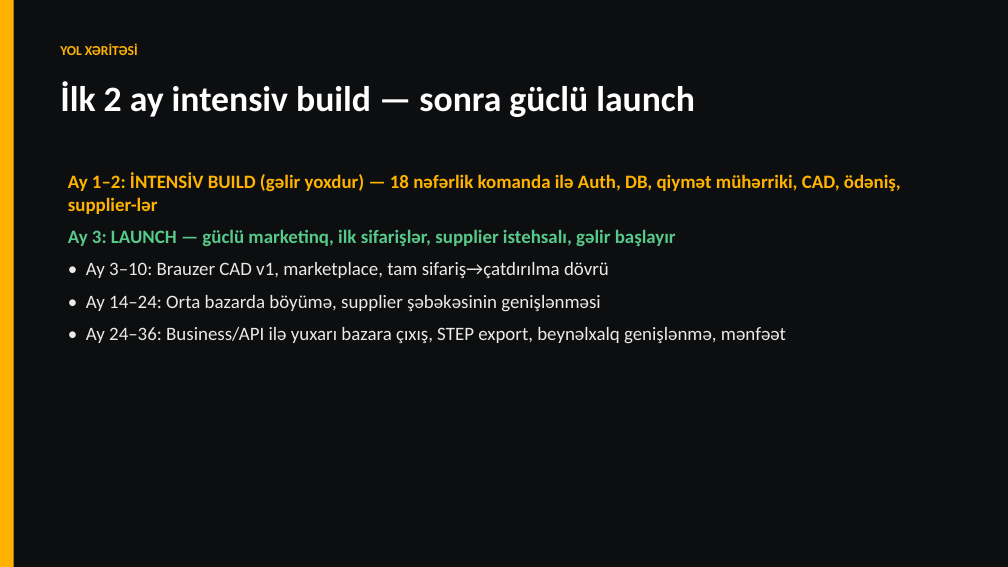
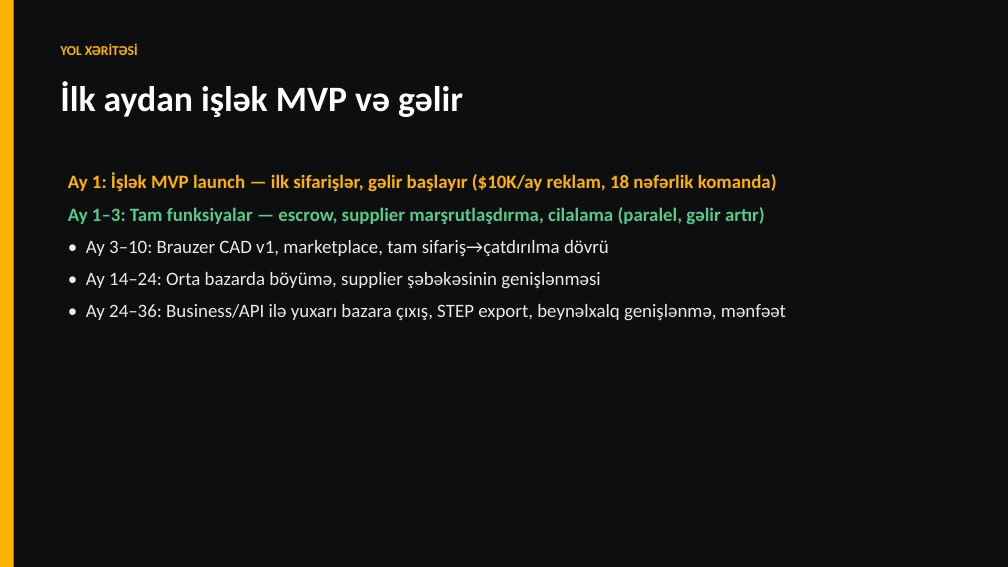
Before and after one commit to amilabbasov02/cnc-and-3d, a slide deck: slide 14 of FEEDRATE-Pitch-Deck-48ay.pptx. Drawn at 1008x567 pixels with LibreOffice and Linux fonts; fonts in the diff are those of the drawing. Boxes give left, top, right and bottom in pixels: in the first picture for what was removed or moved away, otherwise in the second. Text is boxed around its words. In the diff, an @@ line names an element or a change of style, - is before the commit and + after.

```diff
--- a/FEEDRATE-Pitch-Deck-48ay.pptx
+++ b/FEEDRATE-Pitch-Deck-48ay.pptx
@@ text at bbox=[60, 81, 463, 117]: text changed @@
-İlk 2 ay intensiv build — sonra güclü launch
+İlk aydan işlək MVP və gəlir
@@ text at bbox=[68, 173, 777, 224]: text changed; text colour #FFB300 to #57C98A @@
-Ay 1–2: İNTENSİV BUILD (gəlir yoxdur) — 18 nəfərlik komanda ilə Auth, DB, qiymət mühərriki, CAD, ödəniş, supplier-lər
-Ay 3: LAUNCH — güclü marketinq, ilk sifarişlər, supplier istehsalı, gəlir başlayır
+Ay 1: İşlək MVP launch — ilk sifarişlər, gəlir başlayır ($10K/ay reklam, 18 nəfərlik komanda)
+Ay 1–3: Tam funksiyalar — escrow, supplier marşrutlaşdırma, cilalama (paralel, gəlir artır)
```
Also in this commit, not shown: 2 other slides changed, 18 other files.
